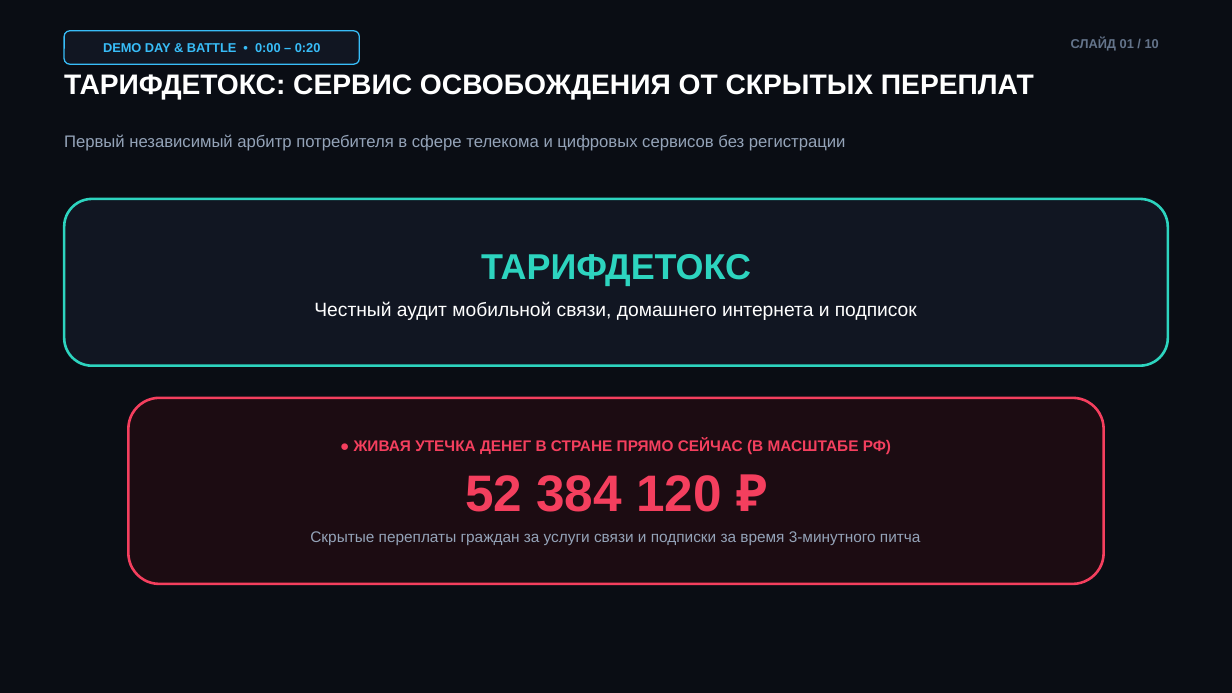
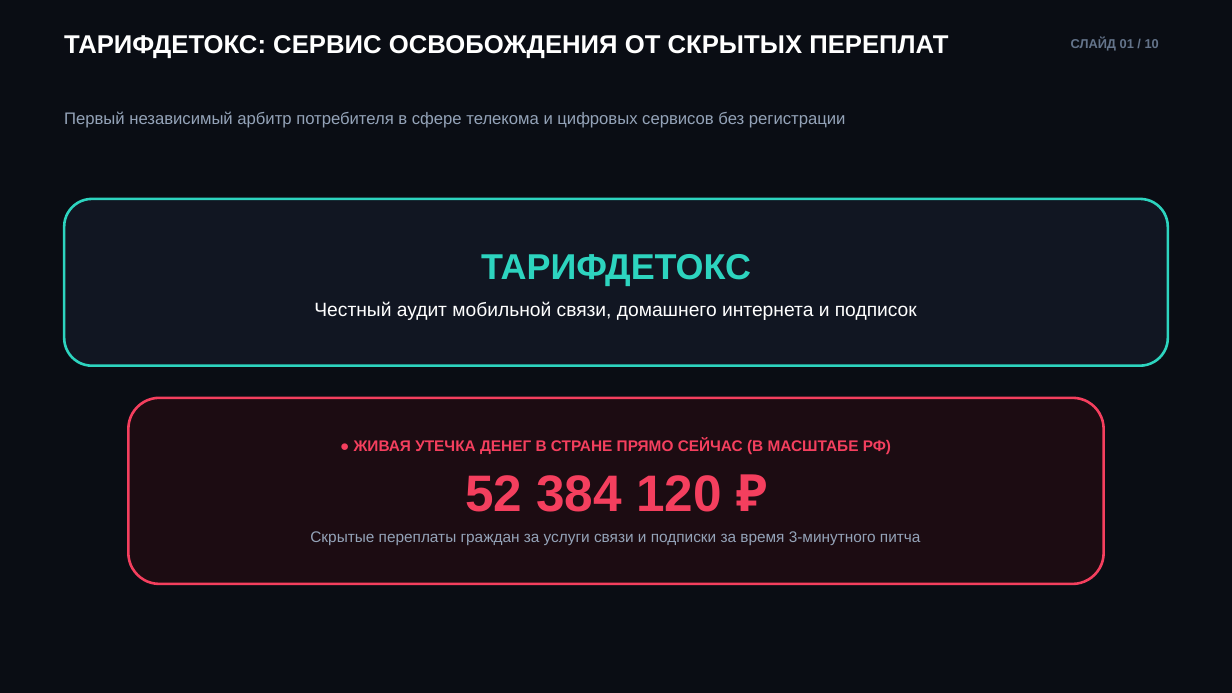
Before and after one commit to artboi5436-svg/nepereplachivay, a slide deck: slide 1 of competition_pitch.pptx. Drawn at 1232x693 pixels with LibreOffice and Linux fonts; fonts in the diff are those of the drawing. Boxes give left, top, right and bottom in pixels: in the first picture for what was removed or moved away, otherwise in the second. Text is boxed around its words. In the diff, an @@ line names an element or a change of style, - is before the commit and + after.

Commit message:
Удалены плашки тайминга и темы (DEMO DAY & BATTLE / 0:00 - 0:20) со всех слайдов

```diff
--- a/competition_pitch.pptx
+++ b/competition_pitch.pptx
@@ text "ТАРИФДЕТОКС: СЕРВИС ОСВОБОЖДЕНИЯ ОТ СКРЫТЫХ ...": place and size @@
-text "ТАРИФДЕТОКС: СЕРВИС ОСВОБОЖДЕНИЯ ОТ СКРЫТЫХ ..." at (64,74,1034,100)
+text "ТАРИФДЕТОКС: СЕРВИС ОСВОБОЖДЕНИЯ ОТ СКРЫТЫХ ..." at (64,35,948,58)
@@ text "ТАРИФДЕТОКС: СЕРВИС ОСВОБОЖДЕНИЯ ОТ СКРЫТЫХ ..." at (64,35,948,58): size 22 to 20 pt @@
@@ rounded rectangle removed at (64,30,359,64) @@
-DEMO DAY & BATTLE • 0:00 – 0:20
@@ text "Первый независимый арбитр потребителя в ...": place and size @@
-text "Первый независимый арбитр потребителя в ..." at (64,134,846,151)
+text "Первый независимый арбитр потребителя в ..." at (64,111,846,128)
```
Also in this commit, not shown: 9 other slides changed, 14 other files.
